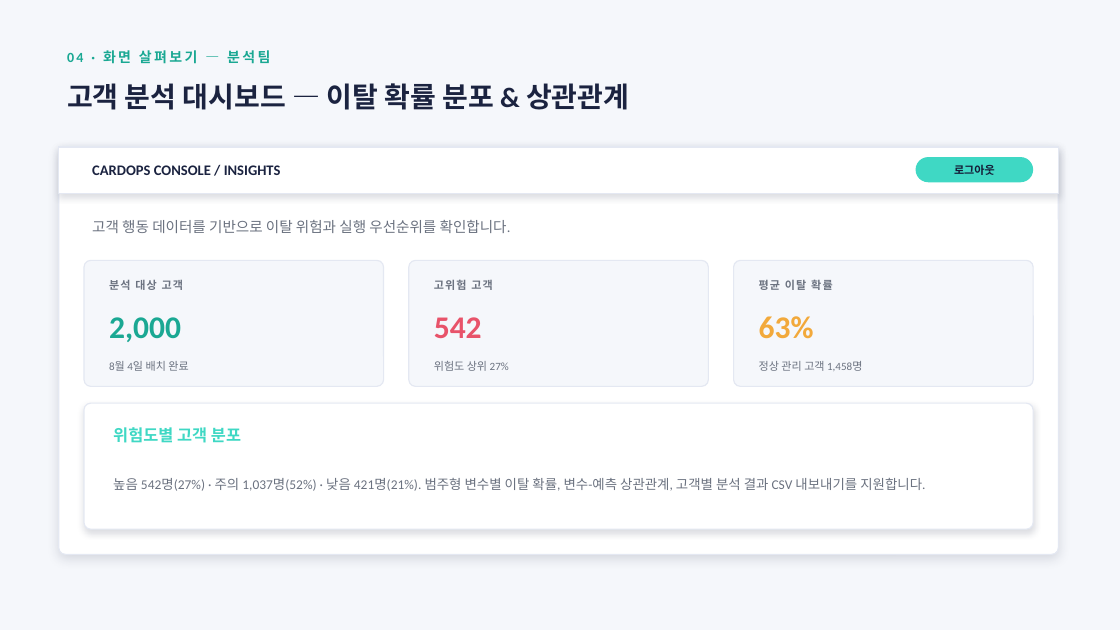
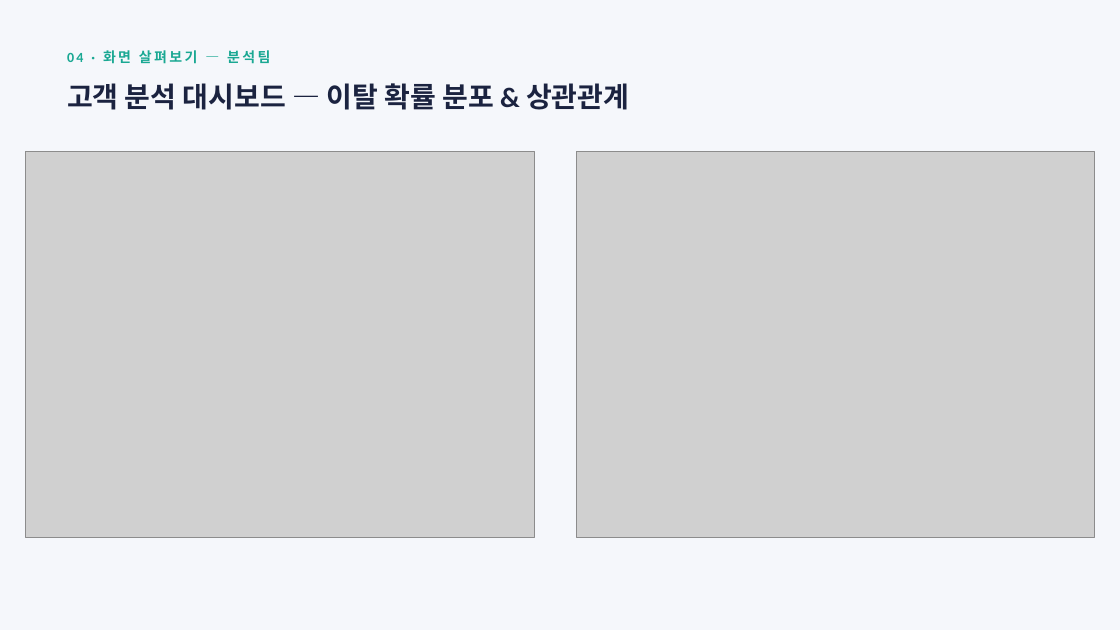
Before and after one commit to SKN-34-castleuk/SKN34-2nd-4Team, a slide deck: slide 17 of docs/ppt/비즈니스 로직.pptx. Drawn at 1120x630 pixels with LibreOffice and Linux fonts; fonts in the diff are those of the drawing; grey boxes stand for pictures. Boxes give left, top, right and bottom in pixels: in the first picture for what was removed or moved away, otherwise in the second. Text is boxed around its words. In the diff, an @@ line names an element or a change of style, - is before the commit and + after.

```diff
--- a/docs/ppt/비즈니스 로직.pptx
+++ b/docs/ppt/비즈니스 로직.pptx
@@ rounded rectangle removed at (59,147,1059,555) @@
@@ rectangle removed at (59,147,1059,193) @@
@@ picture added at (25,151,534,537) @@
@@ text removed at (92,165,281,175) @@
-CARDOPS CONSOLE / INSIGHTS
@@ picture added at (577,151,1095,537) @@
@@ rounded rectangle removed at (916,157,1033,182) @@
@@ text removed at (954,165,995,175) @@
-로그아웃
@@ text removed at (92,220,511,233) @@
-고객 행동 데이터를 기반으로 이탈 위험과 실행 우선순위를 확인합니다.
@@ rounded rectangle removed at (84,260,384,386) @@
@@ rounded rectangle removed at (409,260,709,386) @@
@@ rounded rectangle removed at (734,260,1033,386) @@
@@ text removed at (109,280,183,290) @@
-분석 대상 고객
@@ text removed at (434,280,493,290) @@
-고위험 고객
@@ text removed at (759,280,833,290) @@
-평균 이탈 확률
@@ text removed at (109,317,181,342) @@
-2,000
@@ text removed at (434,317,482,338) @@
-542
@@ text removed at (759,316,814,339) @@
-63%
@@ text removed at (109,361,188,371) @@
-8월 4일 배치 완료
@@ text removed at (434,361,509,371) @@
-위험도 상위 27%
@@ text removed at (759,361,862,371) @@
-정상 관리 고객 1,458명
@@ rounded rectangle removed at (84,403,1033,529) @@
@@ text removed at (113,427,241,443) @@
-위험도별 고객 분포
@@ text removed at (113,478,925,491) @@
-높음 542명(27%) · 주의 1,037명(52%) · 낮음 421명(21%). 범주형 변수별 이탈 확률, 변수-예측 상관관계, 고객별 분석 결과 CSV 내보내기를 지원합니다.
```
Also in this commit, not shown: 5 other slides changed, 5 other files.
